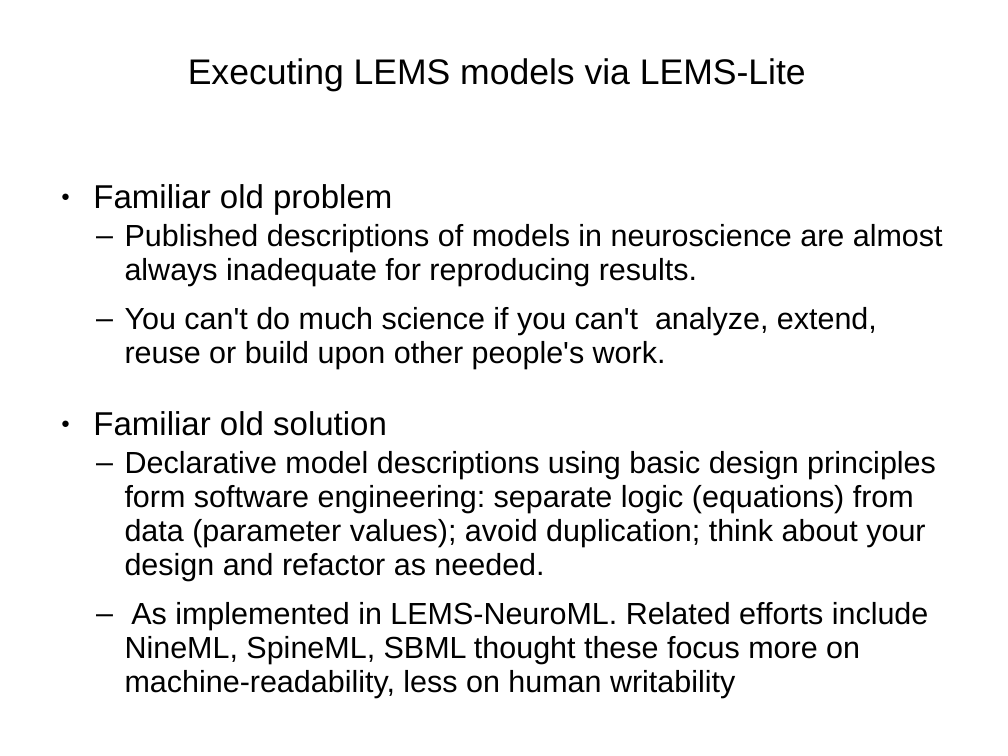
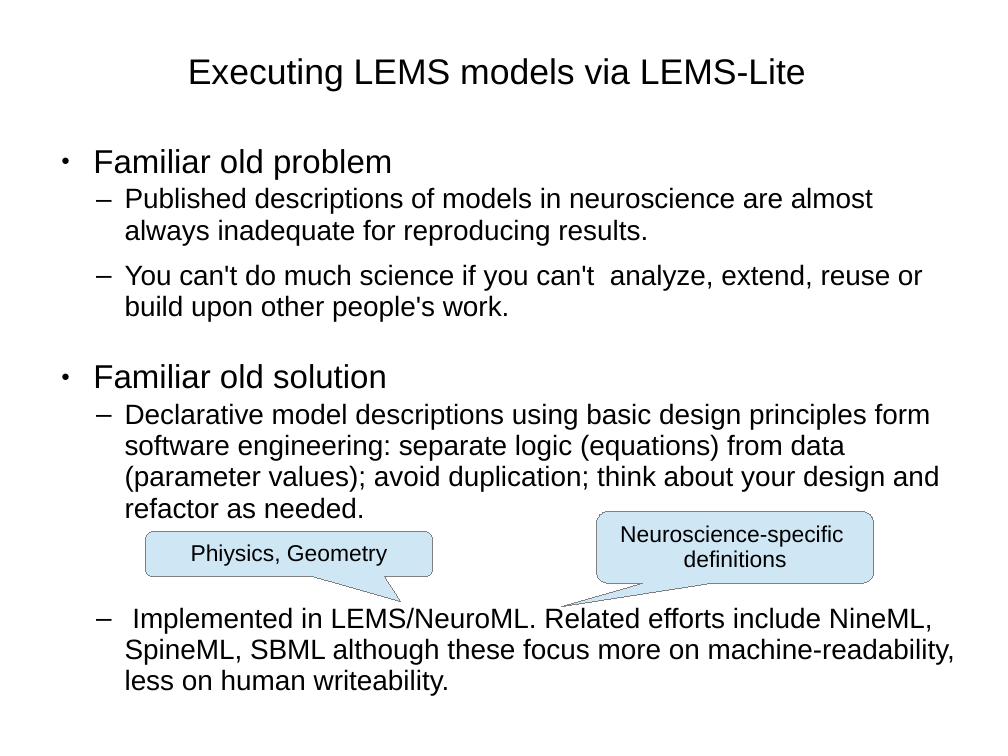
Before and after one commit to robertcannon/jldLEMS, a slide deck: slide 1 of docs/presentations/lems-lems-lite.odp. Drawn at 1008x756 pixels with LibreOffice and Linux fonts; fonts in the diff are those of the drawing. Boxes give left, top, right and bottom in pixels: in the first picture for what was removed or moved away, otherwise in the second. Text is boxed around its words. In the diff, an @@ line names an element or a change of style, - is before the commit and + after.

Commit message:
Preparation for extended cells.

```diff
--- a/docs/presentations/lems-lems-lite.odp
+++ b/docs/presentations/lems-lems-lite.odp
@@ text "Familiar old problem": place and size @@
-text "Familiar old problem" at bbox=[93, 184, 943, 698]
+text "Familiar old problem" at bbox=[93, 149, 955, 696]
@@ text at bbox=[125, 187, 940, 519]: size 24 to 22 pt in "Published descriptions of models in neuroscience are ...", "You can't do much science if you ...", "Declarative model descriptions using basic design principles ..." @@
@@ rounded speech box added at bbox=[145, 531, 433, 576], fill #CFE7F5, outline #808080 0 pt, 18 pt, text #000000 @@
+Phiysics, Geometry
@@ rounded speech box added at bbox=[596, 511, 874, 584], fill #CFE7F5, outline #808080 0 pt, 18 pt, text #000000 @@
+Neuroscience-specific
+definitions
@@ text at bbox=[125, 606, 955, 696]: text changed; size 24 to 22 pt @@
-  – As implemented in LEMS-NeuroML. Related efforts include NineML, SpineML, SBML thought these focus more on machine-readability, less on human writability
+  – Implemented in LEMS/NeuroML. Related efforts include NineML, SpineML, SBML although these focus more on machine-readability, less on human writeability.
```
Also in this commit, not shown: 3 other slides changed, 1 slide added, 1 slide removed, 7 other files.
